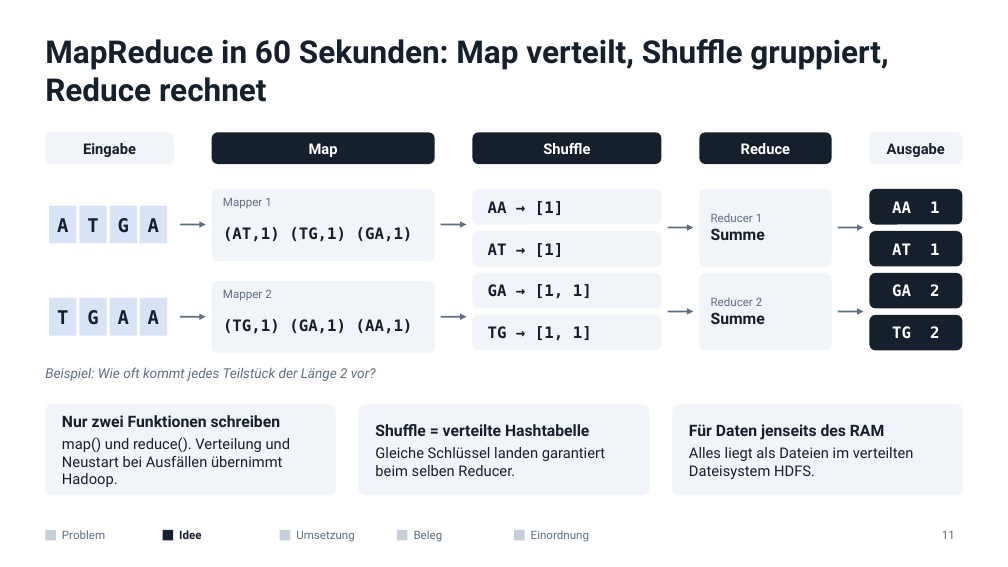
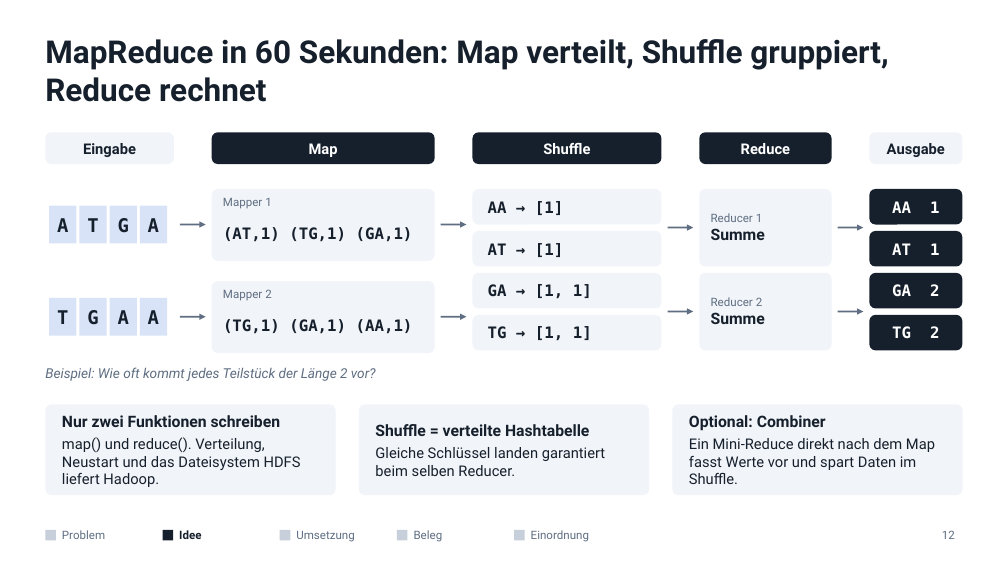
Before and after one commit to mawehl/BigData, a slide deck: slide 12 of CloudBurst_Vortrag.pptx (slide 11 before the commit). Drawn at 1008x567 pixels with LibreOffice and Linux fonts; fonts in the diff are those of the drawing. Boxes give left, top, right and bottom in pixels: in the first picture for what was removed or moved away, otherwise in the second. Text is boxed around its words. In the diff, an @@ line names an element or a change of style, - is before the commit and + after.

```diff
--- a/CloudBurst_Vortrag.pptx
+++ b/CloudBurst_Vortrag.pptx
@@ text at bbox=[689, 415, 935, 484]: text changed @@
-Für Daten jenseits des RAM
-Alles liegt als Dateien im verteilten Dateisystem HDFS.
+Optional: Combiner
+Ein Mini-Reduce direkt nach dem Map fasst Werte vor und spart Daten im Shuffle.
@@ text at bbox=[62, 437, 301, 487]: text changed @@
-map() und reduce(). Verteilung und Neustart bei Ausfällen übernimmt Hadoop.
+map() und reduce(). Verteilung, Neustart und das Dateisystem HDFS liefert Hadoop.
@@ page number at bbox=[942, 530, 955, 539]: text changed @@
-11
+12
```
Also in this commit, not shown: 7 other slides changed, 8 slides added, 1 slide removed, 1 other file.
